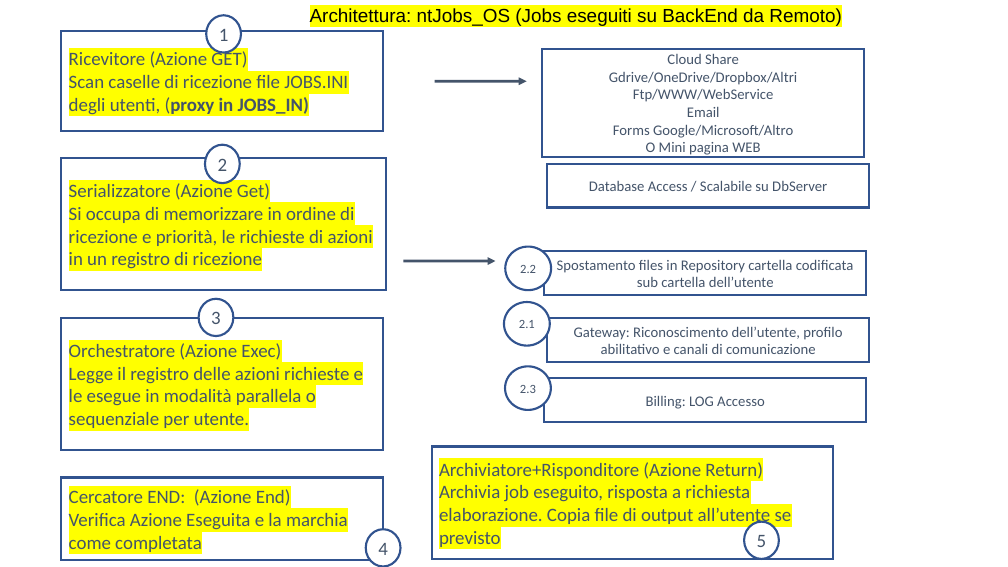
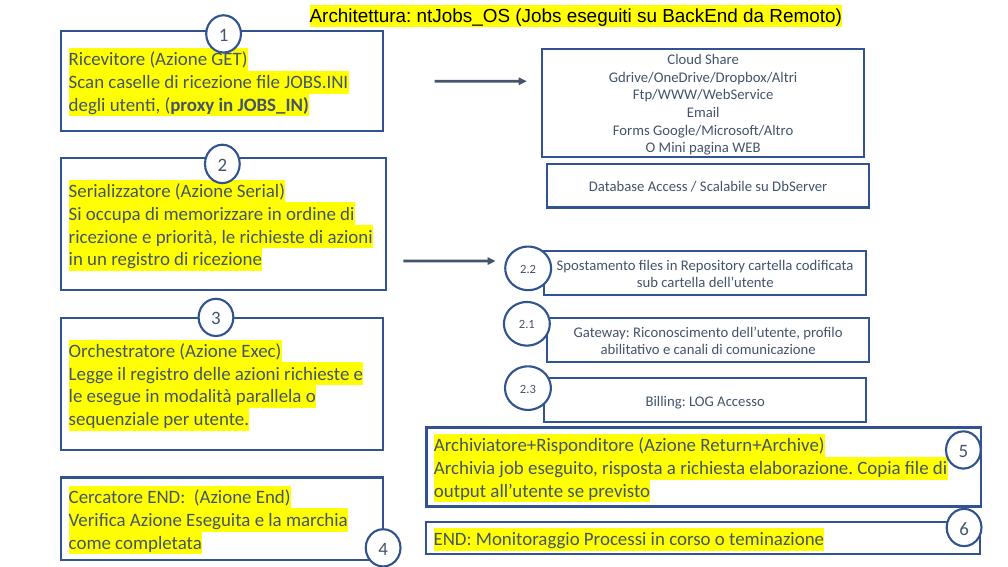
Before and after one commit to ntgcorp/ntJobsOS, a slide deck: slide 2 of ntjobs_white_paper_it.pptx. Drawn at 1008x567 pixels with LibreOffice and Linux fonts; fonts in the diff are those of the drawing. Boxes give left, top, right and bottom in pixels: in the first picture for what was removed or moved away, otherwise in the second. Text is boxed around its words. In the diff, an @@ line names an element or a change of style, - is before the commit and + after.

```diff
--- a/ntjobs_white_paper_it.pptx
+++ b/ntjobs_white_paper_it.pptx
@@ text in rectangle at (69,182,373,268): text changed @@
-Serializzatore (Azione Get)
-Si occupa di memorizzare in ordine di ricezione e priorità, le richieste di azioni in un registro di ricezione
+Serializzatore (Azione Serial)
+Si occupa di memorizzare in ordine di ricezione e priorità, le richieste di azioni in un registro di ricezione
@@ rectangle "Archiviatore+Risponditore (Azione Return+Archive) Archivia j ...": place and size @@
-rectangle "Archiviatore+Risponditore (Azione Return+Archive) Archivia j ..." at (432,447,833,560)
+rectangle "Archiviatore+Risponditore (Azione Return+Archive) Archivia j ..." at (426,428,981,507)
@@ text in rectangle at (434,437,947,500): text changed @@
-Archiviatore+Risponditore (Azione Return)
-Archivia job eseguito, risposta a richiesta elaborazione. Copia file di output all’utente se previsto
+Archiviatore+Risponditore (Azione Return+Archive)
+Archivia job eseguito, risposta a richiesta elaborazione. Copia file di output all’utente se previsto
@@ ellipse "5": place and size @@
-ellipse "5" at (744,522,779,559)
+ellipse "5" at (946,431,981,468)
@@ ellipse added at (947,509,982,546), fill #FFFFFF, outline #31538F 2.01 pt, 18 pt, text #44546A @@
+6
@@ rectangle added at (426,523,981,554), fill #FFFFFF, outline #31538F 2.01 pt, 18 pt, text #44546A @@
+END: Monitoraggio Processi in corso o teminazione
```
Also in this commit, not shown: 11 other slides changed, 16 slides added, 1 slide removed, 8 other files.
